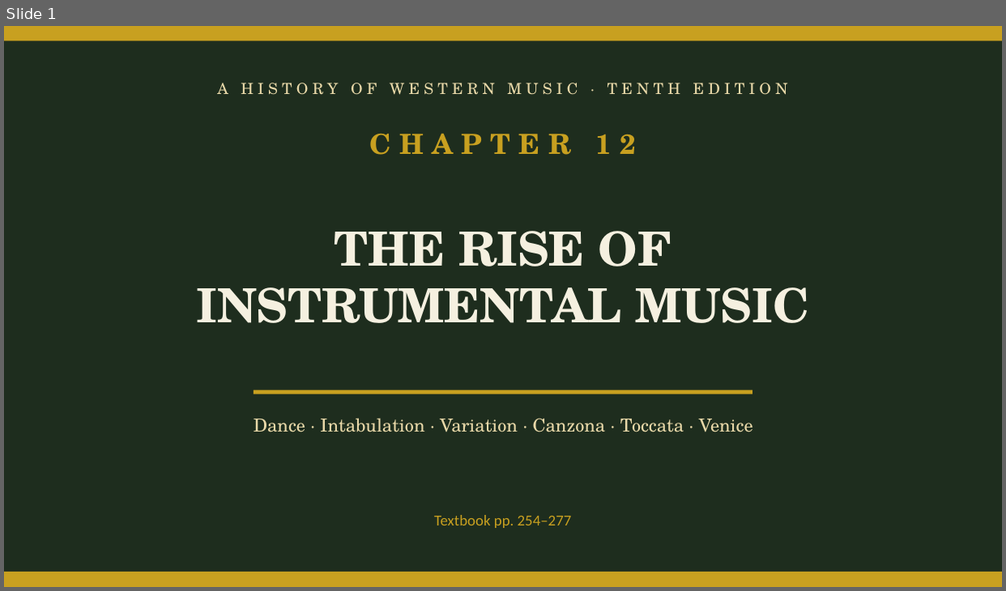
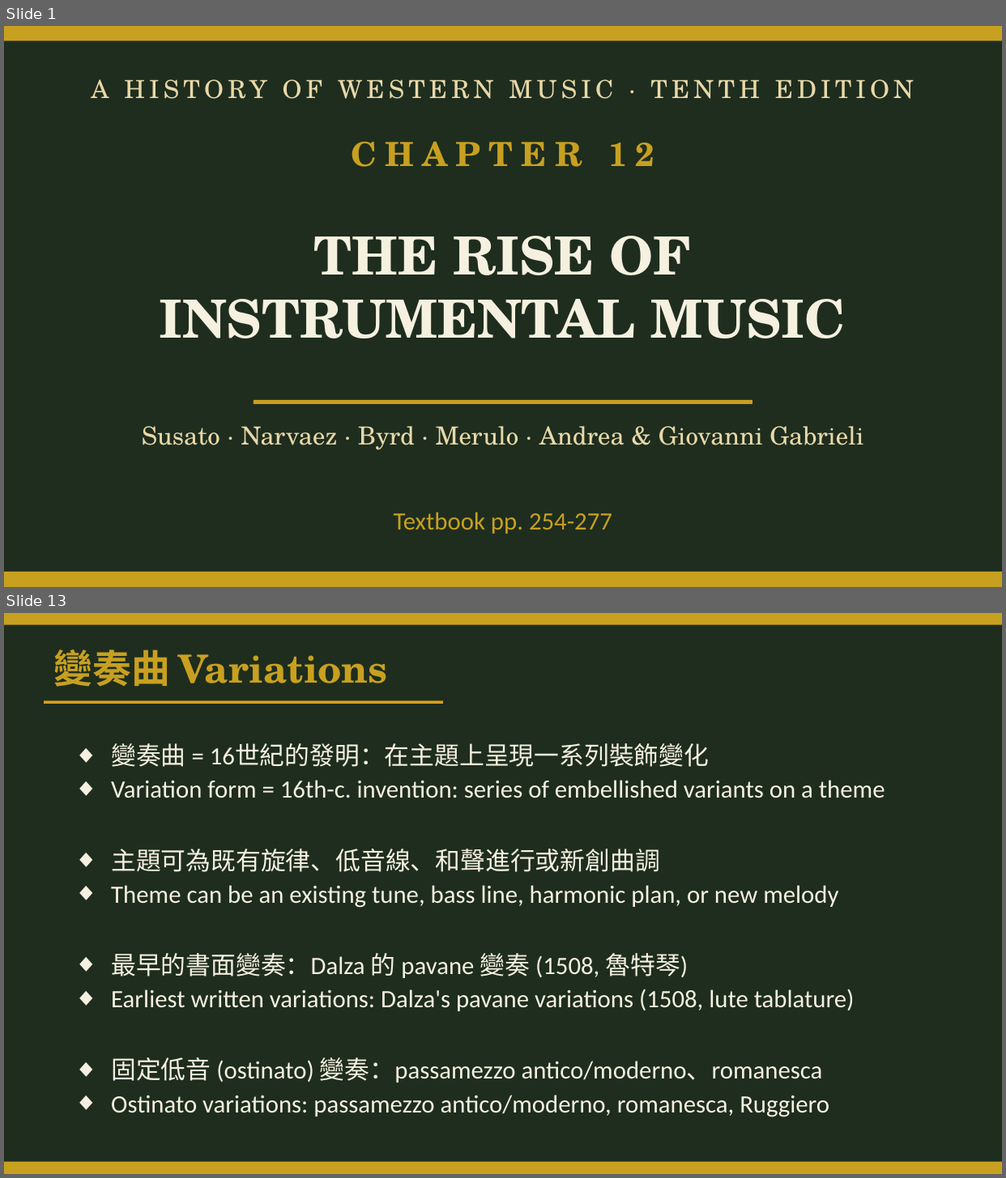
Before and after one commit to ccli-taipower/A_History_of_Western_Music, a slide deck: Ch12_Instrumental.pptx. Shown one above the other, each under a label of ours: slide 1 before the commit, slides 1 and 13 after it; the slides between them are not shown. The pictures are 1006x591 and 1006x1178 pixels, drawn with LibreOffice and Linux fonts; fonts in the diff are those of the drawing. Boxes give left, top, right and bottom in pixels: in the first picture for what was removed or moved away, otherwise in the second. Text is boxed around its words. In the diff, an @@ line names an element or a change of style, - is before the commit and + after.

```diff
--- a/Ch12_Instrumental.pptx
+++ b/Ch12_Instrumental.pptx
@@ slide 13 added at (4, 613, 1002, 1174), background #1E2D1E @@
@@ rectangle added at (4, 613, 1002, 625), fill #C8A020 @@
@@ text added at (53, 649, 388, 687), 28 pt, text #C8A020, bold @@
+變奏曲 Variations
@@ rectangle added at (44, 700, 443, 704), fill #D4A020 @@
@@ text added at (111, 743, 885, 798), 18 pt, text #F5F0E0 @@
+◆ 變奏曲 = 16世紀的發明：在主題上呈現一系列裝飾變化
+◆ Variation form = 16th-c. invention: series of embellished variants on a theme
@@ text added at (111, 849, 838, 908), 18 pt, text #F5F0E0 @@
+◆ 主題可為既有旋律、低音線、和聲進行或新創曲調
+◆ Theme can be an existing tune, bass line, harmonic plan, or new melody
@@ text added at (111, 953, 854, 1012), 18 pt, text #F5F0E0 @@
+◆ 最早的書面變奏：Dalza 的 pavane 變奏 (1508, 魯特琴)
+◆ Earliest written variations: Dalza's pavane variations (1508, lute tablature)
@@ text added at (111, 1058, 829, 1118), 18 pt, text #F5F0E0 @@
+◆ 固定低音 (ostinato) 變奏：passamezzo antico/moderno、romanesca
+◆ Ostinato variations: passamezzo antico/moderno, romanesca, Ruggiero
@@ rectangle added at (4, 1162, 1002, 1174), fill #C8A020 @@
@@ slide 1 changed as well @@
@@ text "A HISTORY OF WESTERN MUSIC ..." at (91, 79, 914, 99): size 11 to 18 pt @@
@@ text "CHAPTER 12" at (351, 141, 654, 167): size 20 to 24 pt @@
@@ text "THE RISE OF" at (160, 236, 846, 339): size 34 to 38 pt @@
@@ 2 texts, 1 rectangle: place and size @@
-2 texts, 1 rectangle at (196, 134, 809, 395)
+2 texts, 1 rectangle at (160, 141, 846, 404)
@@ text at (142, 426, 863, 450): text changed; size 13 to 18 pt @@
-Dance · Intabulation · Variation · Canzona · Toccata · Venice
+Susato · Narvaez · Byrd · Merulo · Andrea & Giovanni Gabrieli
@@ text at (394, 512, 612, 534): text changed; size 11 to 18 pt @@
-Textbook pp. 254–277
+Textbook pp. 254-277
```
Also in this commit, not shown: 26 other slides added, 9 slides removed, 37 other files.
